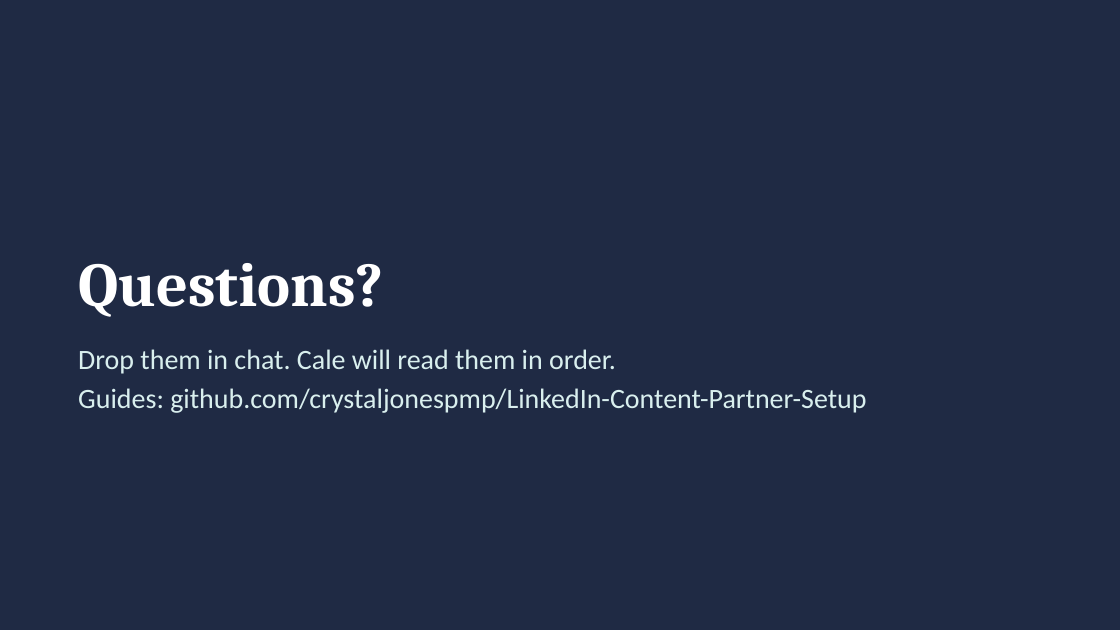
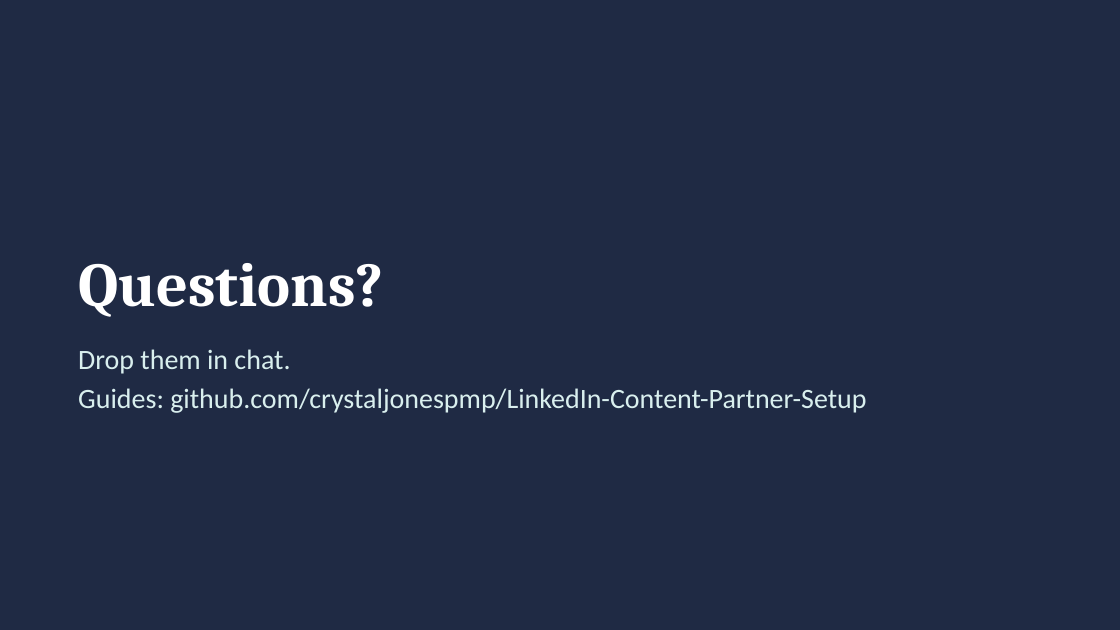
Before and after one commit to crystaljonespmp/LinkedIn-Content-Partner, a slide deck: slide 19 of PowerPoint/LinkedIn-Content-Partner-Setup-Slides.pptx. Drawn at 1120x630 pixels with LibreOffice and Linux fonts; fonts in the diff are those of the drawing. Boxes give left, top, right and bottom in pixels: in the first picture for what was removed or moved away, otherwise in the second. Text is boxed around its words. In the diff, an @@ line names an element or a change of style, - is before the commit and + after.

```diff
--- a/PowerPoint/LinkedIn-Content-Partner-Setup-Slides.pptx
+++ b/PowerPoint/LinkedIn-Content-Partner-Setup-Slides.pptx
@@ text at (x1=78, y1=349, x2=290, y2=374): text changed @@
-Drop them in chat. Cale will read them in order.
+Drop them in chat.
```
Also in this commit, not shown: 1 other slide changed.
